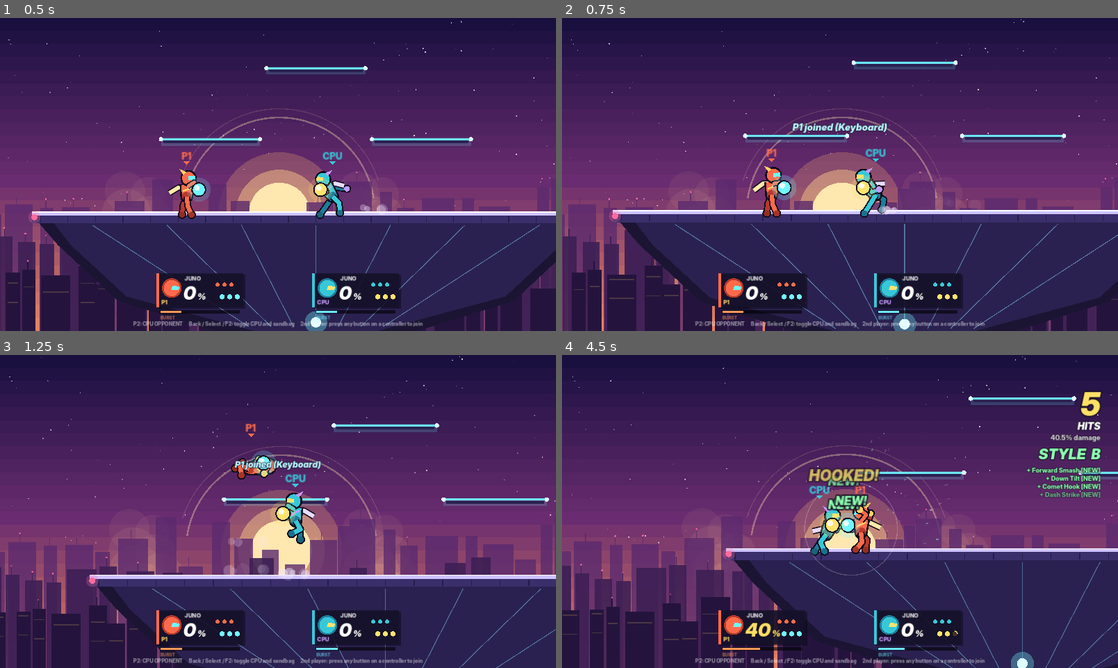
Above: before the commit, frames 1-4 (two rows, left to right).
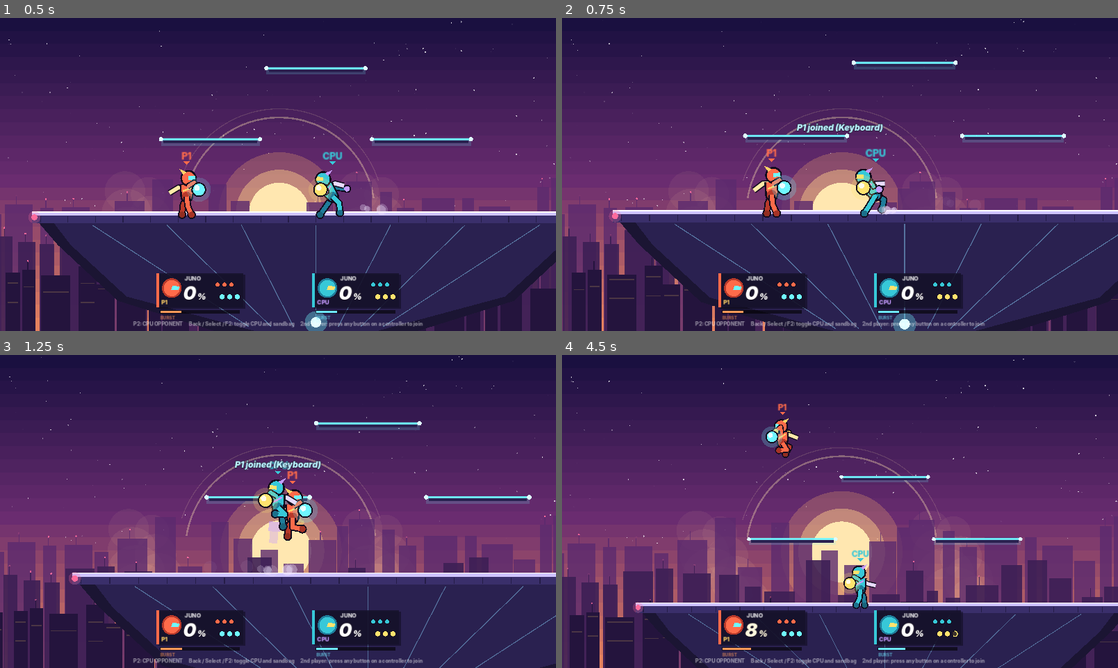
Above: after the commit, the same moments.

Repository: blpeters67/unnamed-platform-ball-fighter
Game: Godot game, scene res://scenes/main.tscn
Same seed, same stepped clock (60 frames per second), same inputs: the game is played once before the commit and once after it.
Inputs (mouse positions are in pixels of both pictures, inside the frame that each line leads up to):
- Up to frame 1 (0.5 s): no input
- Up to frame 2 (0.75 s): tap Enter at 0.5 s; move the mouse to (962, 158) at 0.52 s; hold Right from 0.53 s (still down); tap J at 0.6 s; click (962, 158) at 0.67 s
- Up to frame 3 (1.25 s): keep holding Right; tap Space at 0.77, 1.07 s; tap Enter at 0.8 s
- Up to frame 4 (4.5 s): release Right at 1.25 s; drag from (728, 527) to (812, 574) at 1.27 s; move the mouse to (895, 442) at 2.02 s; hold Right 2.03-2.75 s; tap K at 2.1 s; tap L at 2.3 s; drag from (812, 574) to (673, 464) at 2.77 s; move the mouse to (1006, 558) at 3.52 s; hold Left 3.53-4.25 s; tap Keypad Enter at 3.6 s; tap Space at 3.77, 4.07 s; tap M at 3.8 s; drag from (673, 464) to (756, 433) at 4.27 s

Frame 1 is identical in both runs. In frame 2, 0.3% of the frame differs, in the area x 37-59%, y 33-54%; in frame 3, 9.6%; in frame 4, 26%, in the area x 0-100%, y 0-100%.

Commit message:
Keyboard: arrows belong to P1 unless a numpad player joins; Enter attacks
Steam Controller desktop mode sends arrow keys and Enter, which used to
spawn a second keyboard player and pause the game.

Co-Authored-By: Claude Opus 5.5 <noreply@anthropic.com>
Claude-Session: https://claude.ai/code/session_01JkYmfphxBCxHdFAGHV1CGB

Diff:
--- a/scripts/input/input_router.gd
+++ b/scripts/input/input_router.gd
@@ -20,14 +20,14 @@
 
 const KB1 := {
 	"left": [KEY_A], "right": [KEY_D], "up": [KEY_W], "down": [KEY_S],
-	"attack": [KEY_J], "special": [KEY_K], "jump": [KEY_SPACE], "ball": [KEY_L],
+	"attack": [KEY_J, KEY_ENTER], "special": [KEY_K], "jump": [KEY_SPACE], "ball": [KEY_L],
 	"shield": [KEY_SHIFT, KEY_SEMICOLON], "grab": [KEY_U], "burst": [KEY_O], "smash": [KEY_H],
 	"start": [KEY_ESCAPE], "back": [KEY_F2],
 }
 const KB2 := {
 	"left": [KEY_LEFT], "right": [KEY_RIGHT], "up": [KEY_UP], "down": [KEY_DOWN],
-	"attack": [KEY_KP_1, KEY_COMMA], "special": [KEY_KP_2, KEY_PERIOD], "jump": [KEY_KP_0, KEY_CTRL],
-	"ball": [KEY_KP_3, KEY_SLASH], "shield": [KEY_KP_ENTER, KEY_ALT], "grab": [KEY_KP_4, KEY_M],
+	"attack": [KEY_KP_1, KEY_COMMA], "special": [KEY_KP_2, KEY_PERIOD], "jump": [KEY_KP_0],
+	"ball": [KEY_KP_3, KEY_SLASH], "shield": [KEY_KP_ENTER], "grab": [KEY_KP_4, KEY_M],
 	"burst": [KEY_KP_6, KEY_N], "smash": [KEY_KP_5, KEY_B], "start": [KEY_KP_ADD, KEY_BACKSPACE], "back": [KEY_KP_SUBTRACT],
 }
 
@@ -174,10 +174,21 @@
 	var b := 0
 	if d == "kb1" or d == "kb2":
 		var m: Dictionary = KB1 if d == "kb1" else KB2
-		if _keys(m, "left"): b |= Inp.LEFT
-		if _keys(m, "right"): b |= Inp.RIGHT
-		if _keys(m, "up"): b |= Inp.UP
-		if _keys(m, "down"): b |= Inp.DOWN
+		# The arrow keys belong to the main keyboard player unless a second
+		# keyboard player has joined (from the numpad). Steam's desktop mode
+		# turns a controller's D-pad into arrow keys, so arrows must never
+		# make someone join on their own.
+		var kb2_in := slots.has("kb2")
+		if d == "kb1":
+			if _keys(m, "left") or (not kb2_in and Input.is_physical_key_pressed(KEY_LEFT)): b |= Inp.LEFT
+			if _keys(m, "right") or (not kb2_in and Input.is_physical_key_pressed(KEY_RIGHT)): b |= Inp.RIGHT
+			if _keys(m, "up") or (not kb2_in and Input.is_physical_key_pressed(KEY_UP)): b |= Inp.UP
+			if _keys(m, "down") or (not kb2_in and Input.is_physical_key_pressed(KEY_DOWN)): b |= Inp.DOWN
+		elif kb2_in:
+			if _keys(m, "left"): b |= Inp.LEFT
+			if _keys(m, "right"): b |= Inp.RIGHT
+			if _keys(m, "up"): b |= Inp.UP
+			if _keys(m, "down"): b |= Inp.DOWN
 		if _keys(m, "attack"): b |= Inp.ATTACK
 		if _keys(m, "special"): b |= Inp.SPECIAL
 		if _keys(m, "jump"): b |= Inp.JUMP
--- a/scripts/view/hud.gd
+++ b/scripts/view/hud.gd
@@ -226,15 +226,15 @@
 	]
 	var col2 = [
 		"KEYBOARD",
-		"WASD: move (tap = dash)",
-		"J: attack    K: special",
+		"WASD or arrows: move (tap = dash)",
+		"J or Enter: attack    K: special",
 		"Space: jump",
 		"H + direction + J: smash attack",
 		"L: throw ball / recall ball",
 		"Shift or ;: shield    U: grab",
 		"O: BURST",
 		"Esc: pause  F2: CPU/sandbag  F11: fullscreen",
-		"2nd keyboard player: arrows + numpad",
+		"2nd keyboard player: press numpad 1 to join",
 	]
 	var tips = [
 		"THE BALL: throw it past or at your opponent. It hooks them and drags them back to you.",
